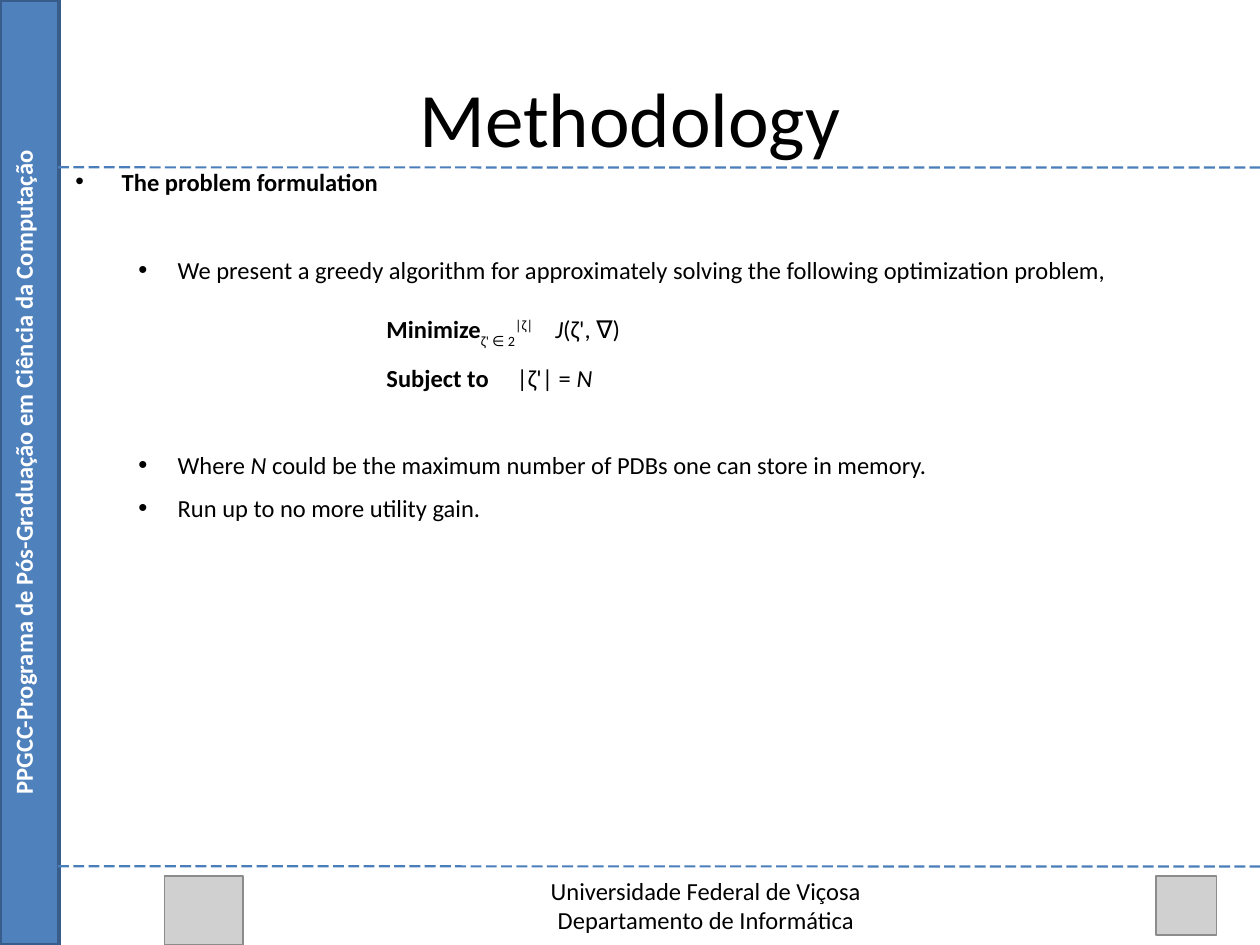
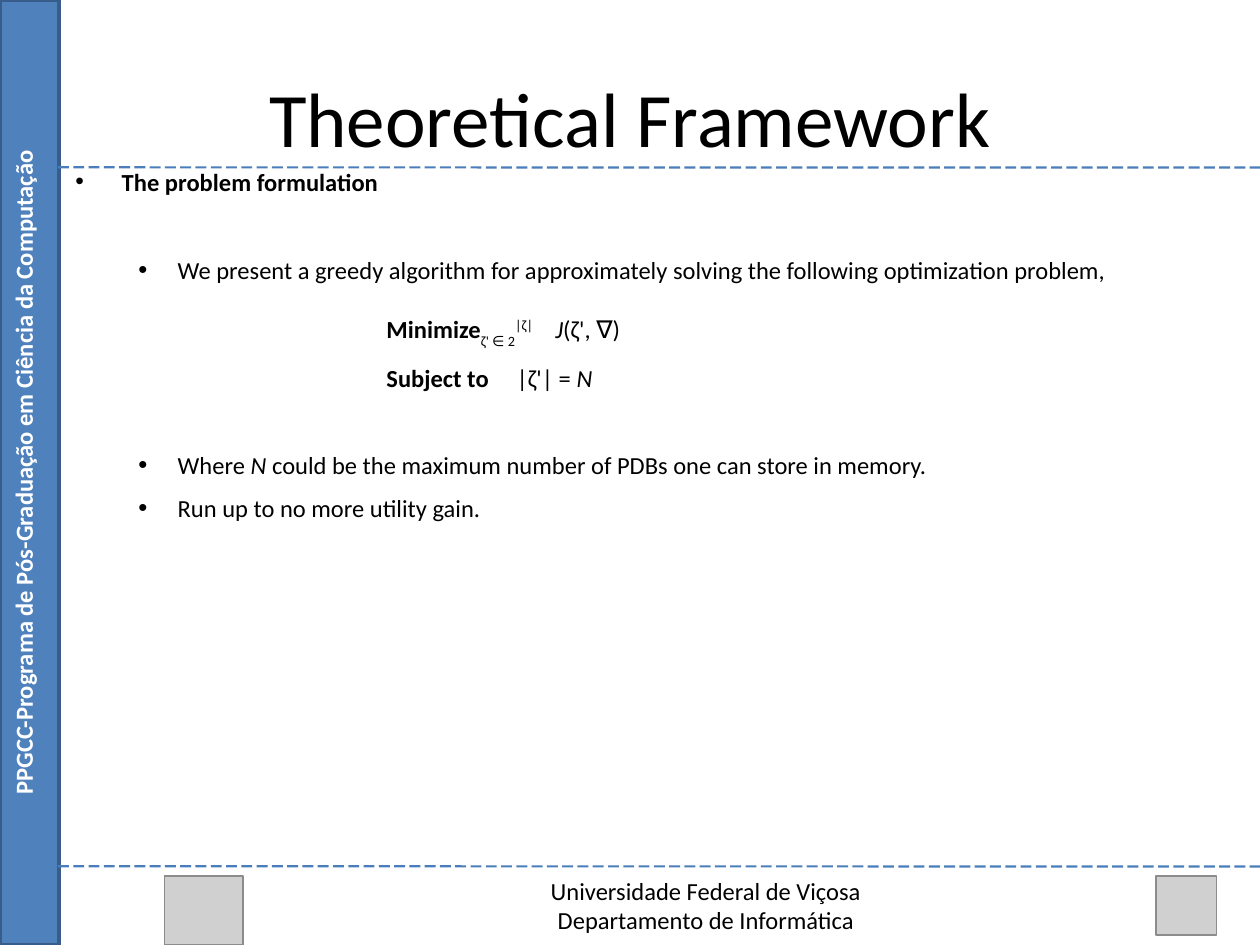
Before and after one commit to Marvinsky/research-marvin, a slide deck: slide 25 of latex/odp/selection heuristics.odp (slide 21 before the commit). Drawn at 1260x945 pixels with LibreOffice and Linux fonts; fonts in the diff are those of the drawing; grey boxes stand for pictures. Boxes give left, top, right and bottom in pixels: in the first picture for what was removed or moved away, otherwise in the second. Text is boxed around its words. In the diff, an @@ line names an element or a change of style, - is before the commit and + after.

```diff
--- a/latex/odp/selection heuristics.odp
+++ b/latex/odp/selection heuristics.odp
@@ text at (269,93,990,148): text changed @@
-Methodology
+Theoretical Framework
```
Also in this commit, not shown: 8 other slides changed, 6 slides added.
